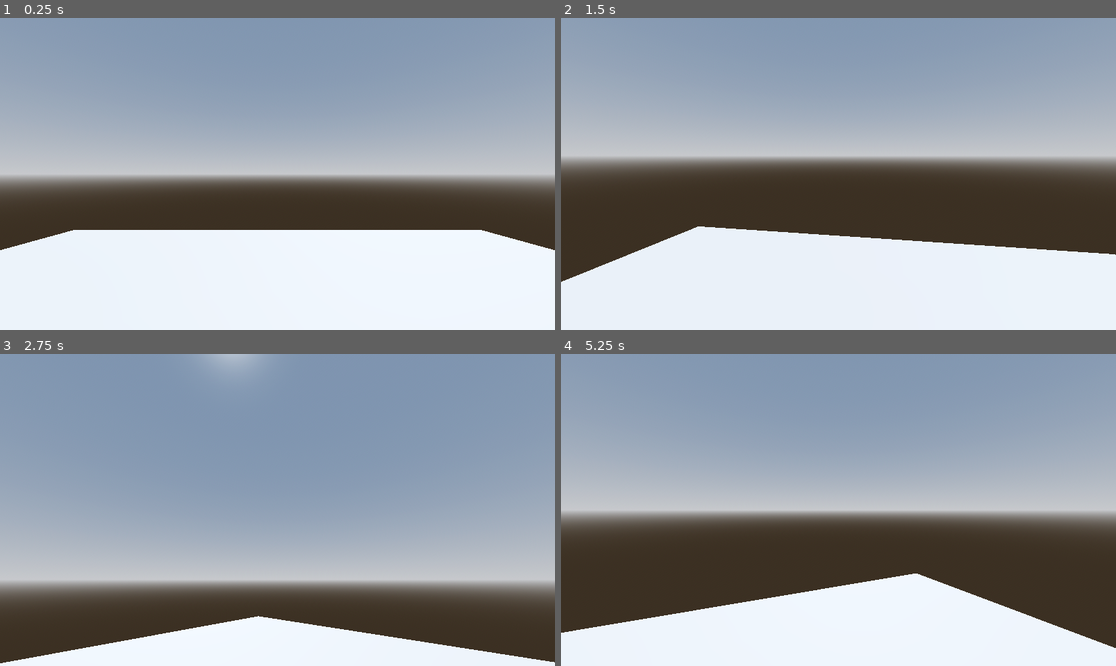
Above: before the commit, frames 1-4 (two rows, left to right).
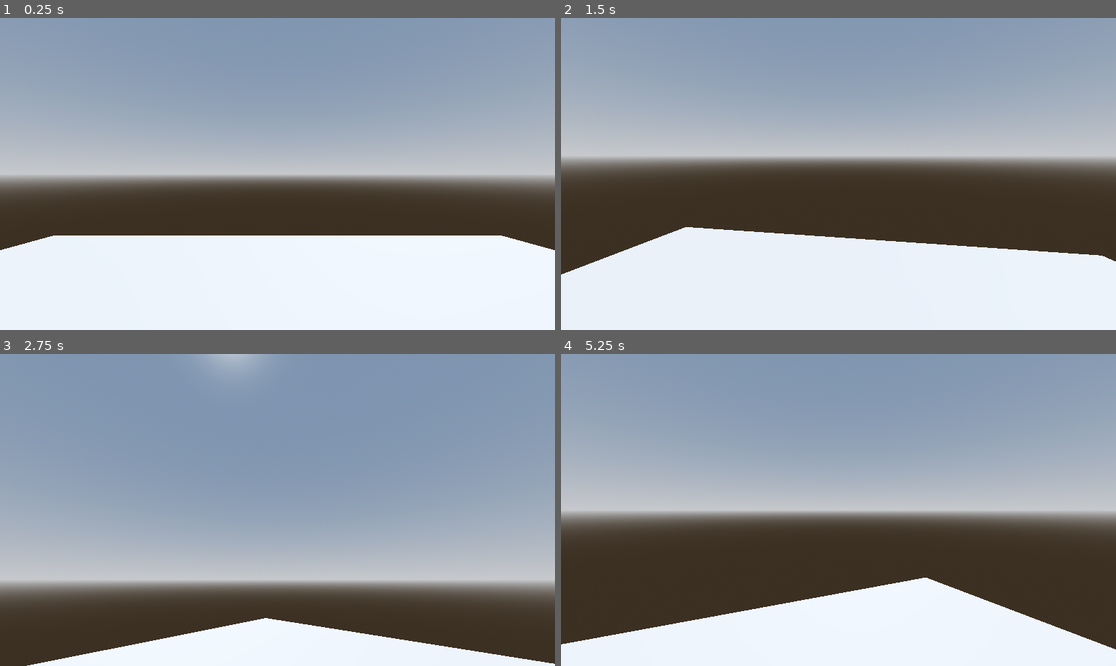
Above: after the commit, the same moments.

Repository: init-Sense/apus
Game: Godot game, scene res://scenes/level/level.tscn
Same seed, same stepped clock (60 frames per second), same inputs: the game is played once before the commit and once after it.
Inputs (mouse positions are in pixels of both pictures, inside the frame that each line leads up to):
- Up to frame 1 (0.25 s): no input
- Up to frame 2 (1.5 s): move the mouse to (866, 174) at 0.52 s; hold Shift (sprint) 0.53-1.28 s; hold W (move_forward) from 0.53 s (still down); tap Space (jump) at 0.77 s; move the mouse to (810, 174) at 1.27 s; tap Shift (sprint) at 1.35 s
- Up to frame 3 (2.75 s): keep holding W (move_forward); tap Space (jump) at 1.52 s; move the mouse to (288, 503) at 2.02 s; hold Shift (sprint) from 2.03 s (still down)
- Up to frame 4 (5.25 s): keep holding W (move_forward); tap Enter at 2.75 s; move the mouse to (832, 516) at 2.77 s; release Shift (sprint) at 2.78 s; tap Shift (sprint) at 2.85, 4.35 s; tap Space (jump) at 3.02, 3.77, 4.52 s; move the mouse to (877, 513) at 3.52 s; hold Shift (sprint) 3.53-4.28 s; move the mouse to (794, 506) at 4.27 s; move the mouse to (844, 510) at 5.02 s; hold Shift (sprint) from 5.03 s (still down)

The runs differ from the first frame. In frame 1, 1.4% of the frame differs, in the area x 9-91%, y 67-70%; in frame 2, 0.9%; in frame 3, 1.0%; in frame 4, 1.9%, in the area x 0-100%, y 70-95%.
Error before the commit: Invalid assignment of property or key 'visible' with value of type 'bool' on a base object of type 'null instance'. (res://scripts/player/player.gd:23)

Commit message:
scene: Level and player scene updated to allow image snapping

Diff:
--- a/scenes/level/level.tscn
+++ b/scenes/level/level.tscn
@@ -18,6 +18,9 @@
 
 [node name="Level" type="Node3D"]
 
+[node name="Player" parent="." instance=ExtResource("2_4eoip")]
+transform = Transform3D(1, 0, 0, 0, 1, 0, 0, 0, 1, 0, 1.83145, 0)
+
 [node name="DirectionalLight3D" type="DirectionalLight3D" parent="."]
 transform = Transform3D(-0.866023, -0.433016, 0.250001, 0, 0.499998, 0.866027, -0.500003, 0.749999, -0.43301, 0, 10.4521, -5.73999)
 shadow_enabled = true
@@ -26,6 +29,3 @@
 environment = SubResource("Environment_7qyhg")
 
 [node name="Floor" parent="." instance=ExtResource("1_eetxe")]
-
-[node name="Player" parent="." instance=ExtResource("2_4eoip")]
-transform = Transform3D(1, 0, 0, 0, 1, 0, 0, 0, 1, 0, 1.83145, 0)
--- a/scenes/player/player.tscn
+++ b/scenes/player/player.tscn
@@ -6,16 +6,51 @@
 
 [sub_resource type="CapsuleShape3D" id="CapsuleShape3D_dcba4"]
 
+[sub_resource type="ViewportTexture" id="ViewportTexture_jcnxt"]
+
+[sub_resource type="StandardMaterial3D" id="StandardMaterial3D_cspvp"]
+resource_local_to_scene = true
+albedo_texture = SubResource("ViewportTexture_jcnxt")
+metallic_specular = 0.0
+
+[sub_resource type="PlaneMesh" id="PlaneMesh_npxpa"]
+
+[sub_resource type="QuadMesh" id="QuadMesh_nmmeu"]
+resource_local_to_scene = true
+size = Vector2(2, 1)
+
 [node name="Player" type="CharacterBody3D"]
 script = ExtResource("1_s8vhb")
 
 [node name="MeshInstance3D" type="MeshInstance3D" parent="."]
+layers = 2
 mesh = SubResource("CapsuleMesh_qflvl")
 
 [node name="CollisionShape3D" type="CollisionShape3D" parent="."]
 shape = SubResource("CapsuleShape3D_dcba4")
 
+[node name="Viewport" type="Node" parent="."]
+
+[node name="SnapshotViewport" type="SubViewport" parent="Viewport"]
+size = Vector2i(1920, 1080)
+render_target_update_mode = 4
+
+[node name="SnapshotCamera3D" type="Camera3D" parent="Viewport/SnapshotViewport"]
+transform = Transform3D(1, 0, 0, 0, 1, 0, 0, 0, 1, 0, 0.61946, -0.668714)
+cull_mask = 1048573
+
+[node name="SnapshotDisplayPlane" type="MeshInstance3D" parent="Viewport/SnapshotViewport"]
+material_override = SubResource("StandardMaterial3D_cspvp")
+mesh = SubResource("PlaneMesh_npxpa")
+skeleton = NodePath("../..")
+
 [node name="Head" type="Node3D" parent="."]
-transform = Transform3D(1, 0, 0, 0, 1, 0, 0, 0, 1, 0, 0.612801, 0)
+transform = Transform3D(1, 0, 0, 0, 1, 0, 0, 0, 1, 0, 0.612801, -0.496712)
 
 [node name="Camera3D" type="Camera3D" parent="Head"]
+transform = Transform3D(1, 0, 0, 0, 1, 0, 0, 0, 1, 0, 0, -0.164539)
+cull_mask = 1048573
+
+[node name="MainCameraDisplayPlane" type="MeshInstance3D" parent="Head"]
+transform = Transform3D(1, 0, 0, 0, 1, 0, 0, 0, 1, 0, -0.0261481, -1.22415)
+mesh = SubResource("QuadMesh_nmmeu")
Not shown: 1 places in scenes/player/player.tscn that only renumber resources
